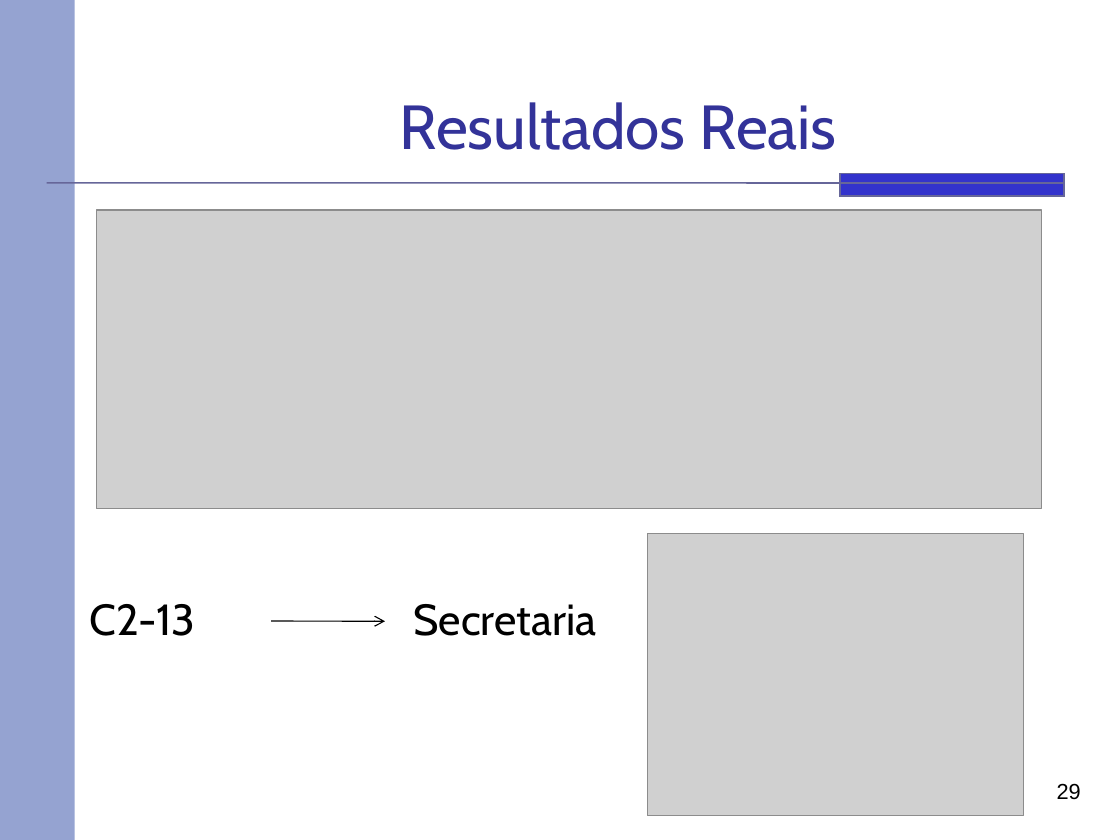
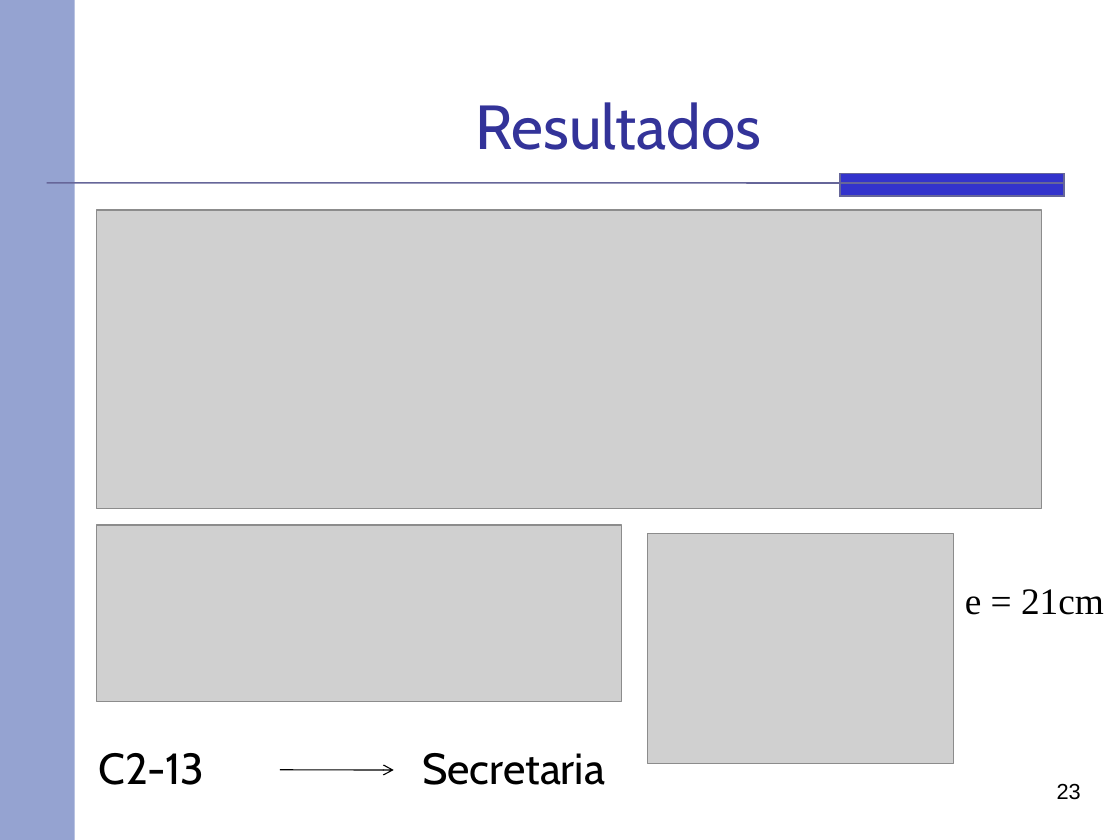
Before and after one commit to rafaelhdr/tccsauron, a slide deck: slide 23 of docs/Apresentação.pptx (slide 29 before the commit). Drawn at 1120x840 pixels with LibreOffice and Linux fonts; fonts in the diff are those of the drawing; grey boxes stand for pictures. Boxes give left, top, right and bottom in pixels: in the first picture for what was removed or moved away, otherwise in the second. Text is boxed around its words. In the diff, an @@ line names an element or a change of style, - is before the commit and + after.

```diff
--- a/docs/Apresentação.pptx
+++ b/docs/Apresentação.pptx
@@ title at bbox=[475, 102, 761, 150]: text changed @@
-Resultados Reais
+Resultados
@@ picture added at bbox=[96, 525, 622, 702] @@
@@ picture: place and size @@
-picture at bbox=[647, 534, 1024, 816]
+picture at bbox=[647, 534, 953, 764]
@@ text added at bbox=[965, 589, 1104, 615], 24 pt, text #000000 @@
+e = 21cm
@@ text "C2-13": place and size @@
-text "C2-13" at bbox=[90, 604, 196, 636]
+text "C2-13" at bbox=[98, 753, 204, 785]
@@ text "Secretaria": place and size @@
-text "Secretaria" at bbox=[414, 604, 597, 636]
+text "Secretaria" at bbox=[422, 753, 605, 785]
@@ arrow moved from (271, 622) - (385, 622) to (280, 769) - (394, 771) @@
@@ page number at bbox=[1057, 783, 1081, 800]: text changed @@
-29
+23
```
Also in this commit, not shown: 13 other slides changed, 1 slide added, 6 slides removed.
